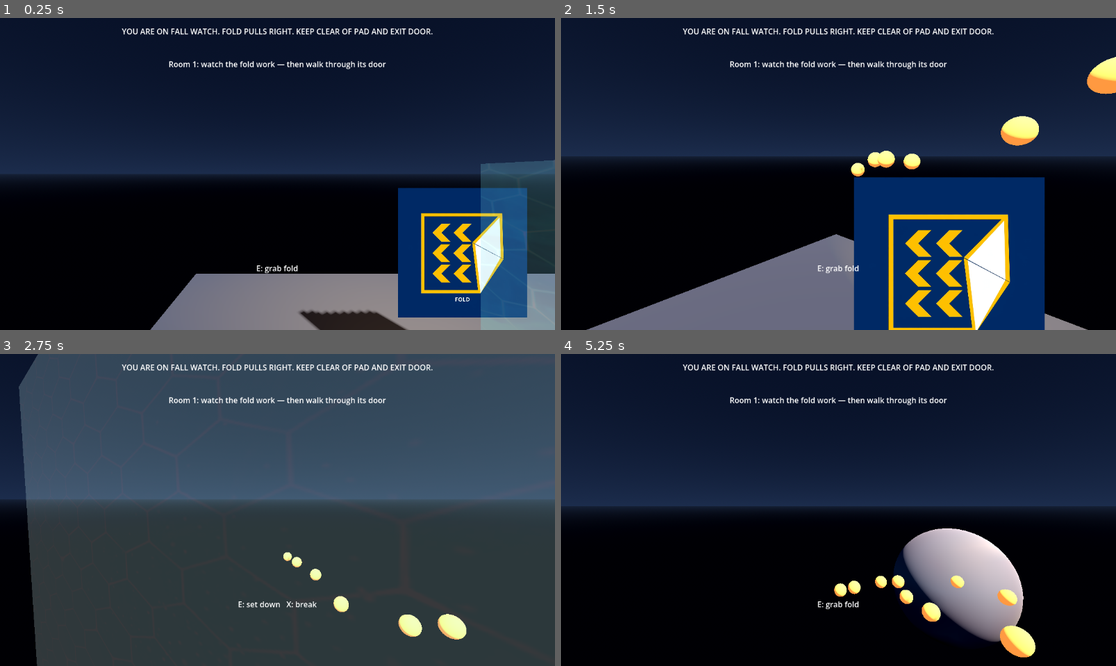
Above: before the commit, frames 1-4 (two rows, left to right).
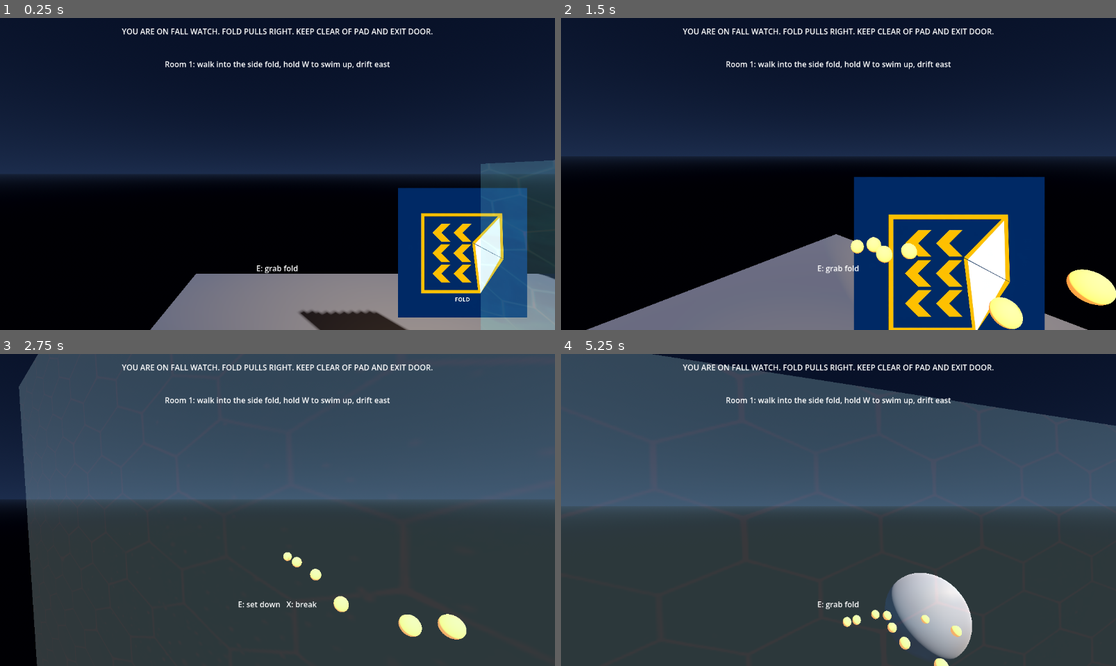
Above: after the commit, the same moments.

Repository: phsuroviec/gravit
Game: Godot game, scene res://main.tscn
Two runs of this game, one before a commit and one after it. Both use one fixed random seed, a clock stepped at 60 frames per second and the inputs below.
Inputs (mouse positions are in pixels of both pictures, inside the frame that each line leads up to):
- Up to frame 1 (0.25 s): no input
- Up to frame 2 (1.5 s): tap Enter (ui_accept) at 0.5, 0.77 s; move the mouse to (960, 158) at 0.52 s; hold Right (ui_right) 0.53-1.28 s; tap E at 0.6, 1.35 s; click (960, 158) at 0.67 s; move the mouse to (810, 174) at 1.27 s; hold Up (ui_up) from 1.28 s (still down)
- Up to frame 3 (2.75 s): keep holding Up (ui_up); tap Enter (ui_accept) at 1.52 s; move the mouse to (288, 503) at 2.02 s; tap T at 2.1 s; tap E at 2.3 s
- Up to frame 4 (5.25 s): keep holding Up (ui_up); move the mouse to (832, 516) at 2.77 s; tap H at 2.85 s; tap Enter (ui_accept) at 3.02, 3.77, 4.25, 4.52 s; tap E at 3.05, 3.8, 4.55, 5.1 s; move the mouse to (877, 513) at 3.52 s; tap X at 3.6 s; move the mouse to (794, 506) at 4.27 s; tap R at 4.35 s; move the mouse to (844, 510) at 5.02 s

The runs differ from the first frame. In frame 1, 0.6% of the frame differs, in the area x 29-100%, y 13-84%; in frame 2, 3.9%; in frame 3, 0.5%; in frame 4, 90%, in the area x 0-100%, y 0-100%.

Commit message:
T18: Room 1 vertical (swim-up fold + high gate), ladder rule

Diff:
--- a/game/room1.tscn
+++ b/game/room1.tscn
@@ -41,15 +41,33 @@
 size = Vector3(12, 0.5, 10)
 use_collision = true
 
-[node name="FrameL" type="CSGBox3D" parent="."]
-transform = Transform3D(1, 0, 0, 0, 1, 0, 0, 0, 1, 5, 1.25, -1.2)
-size = Vector3(0.4, 2.5, 0.4)
+[node name="Slab" type="CSGBox3D" parent="."]
+transform = Transform3D(1, 0, 0, 0, 1, 0, 0, 0, 1, 3, 2.35, 2.5)
+size = Vector3(6, 0.5, 3)
 use_collision = true
 
-[node name="FrameR" type="CSGBox3D" parent="."]
-transform = Transform3D(1, 0, 0, 0, 1, 0, 0, 0, 1, 5, 1.25, 1.2)
-size = Vector3(0.4, 2.5, 0.4)
+[node name="GateSouth" type="CSGBox3D" parent="."]
+transform = Transform3D(1, 0, 0, 0, 1, 0, 0, 0, 1, 5.7, 3.5, -1.65)
+size = Vector3(0.4, 7, 6.7)
 use_collision = true
+
+[node name="GateNorth" type="CSGBox3D" parent="."]
+transform = Transform3D(1, 0, 0, 0, 1, 0, 0, 0, 1, 5.7, 3.5, 4.15)
+size = Vector3(0.4, 7, 1.7)
+use_collision = true
+
+[node name="GateLaneBelow" type="CSGBox3D" parent="."]
+transform = Transform3D(1, 0, 0, 0, 1, 0, 0, 0, 1, 5.7, 1.3, 2.5)
+size = Vector3(0.4, 2.6, 1.6)
+use_collision = true
+
+[node name="GateLaneAbove" type="CSGBox3D" parent="."]
+transform = Transform3D(1, 0, 0, 0, 1, 0, 0, 0, 1, 5.7, 5.8, 2.5)
+size = Vector3(0.4, 2.4, 1.6)
+use_collision = true
+
+[node name="Door" parent="." instance=ExtResource("4")]
+transform = Transform3D(1, 0, 0, 0, 1, 0, 0, 0, 1, 5.7, 3.6, 2.5)
 
 [node name="Fold" parent="." instance=ExtResource("2")]
 transform = Transform3D(1, 0, 0, 0, 1, 0, 0, 0, 1, -2, 1.5, 0)
@@ -57,6 +75,13 @@
 [node name="FoldScope" parent="Fold" groups=["fold_scopes"]]
 gravity_dir = Vector3(1, 0, 0)
 clock_factor = 2.0
+
+[node name="RideFold" parent="." instance=ExtResource("2")]
+transform = Transform3D(2, 0, 0, 0, 1, 0, 0, 0, 1.25, -1, 1.5, 2.5)
+
+[node name="FoldScope" parent="RideFold" groups=["fold_scopes"]]
+gravity_dir = Vector3(1, 0, 0)
+clock_factor = 1.0
 
 [node name="Cube" type="RigidBody3D" parent="."]
 transform = Transform3D(1, 0, 0, 0, 1, 0, 0, 0, 1, -1.6, 1.5, 0)
@@ -76,9 +101,6 @@
 fold_path = NodePath("../Fold/FoldScope")
 impulse = Vector3(6, 0, 0)
 
-[node name="Door" parent="." instance=ExtResource("4")]
-transform = Transform3D(1, 0, 0, 0, 1, 0, 0, 0, 1, 5, 1.05, 0)
-
 [node name="Queue" type="Node3D" parent="."]
 script = ExtResource("6")
 
@@ -88,6 +110,6 @@
 material_override = SubResource("plate_mat_a")
 
 [node name="PlateArrow" type="MeshInstance3D" parent="."]
-transform = Transform3D(1, 0, 0, 0, 1, 0, 0, 0, 1, 0.5, 1.6, 2.2)
+transform = Transform3D(1, 0, 0, 0, 1, 0, 0, 0, 1, -1, 2.6, 2.5)
 mesh = SubResource("plate_mesh")
 material_override = SubResource("plate_mat_b")
--- a/game/scripts/fold_box.gd
+++ b/game/scripts/fold_box.gd
@@ -13,6 +13,8 @@
 # Room-local offsets of contained bodies from the fold origin, taken at pickup.
 var carry_offsets: Dictionary = {}
 var carry_anchor: Node3D = null
+# The body carrying this fold (arm's length = outside it): never a member.
+var carrier: Node3D = null
 
 func get_scope() -> FoldScope:
 	return $FoldScope as FoldScope
@@ -42,18 +44,21 @@
 func _on_body_entered(body: Node3D) -> void:
 	if is_carried():
 		return
-	if body is PhysicsBody3D:
+	if body is PhysicsBody3D and body != carrier:
 		get_scope().add_body(body)
 
 func _on_body_exited(body: Node3D) -> void:
 	if is_carried():
 		return
-	if body is PhysicsBody3D:
+	if body is PhysicsBody3D and body != carrier:
 		get_scope().remove_body(body)
 
 # Latch to the carrier. Bodies freeze where they are (room space).
 func pickup(anchor: Node3D) -> void:
+	carrier = anchor.get_parent() as Node3D
 	var scope := get_scope()
+	if carrier != null:
+		scope.remove_body(carrier)
 	carry_offsets.clear()
 	for path in scope.contents:
 		var node := scope.get_node_or_null(path)
@@ -68,6 +73,7 @@
 # always siblings under room_root (the T3 invariant).
 func place(room_root: Node3D, target: Vector3) -> void:
 	carry_anchor = null
+	carrier = null
 	if get_parent() != room_root:
 		reparent(room_root, false)
 	position = target
@@ -92,6 +98,7 @@
 # cannot free itself from inside its own method. Call outside physics callbacks.
 func break_fold(room_root: Node3D, all_scopes: Array) -> void:
 	carry_anchor = null
+	carrier = null
 	get_scope().break_fold(room_root, all_scopes)
 	var parent := get_parent()
 	if parent != null:
--- a/game/scripts/hud.gd
+++ b/game/scripts/hud.gd
@@ -12,7 +12,7 @@
 var _brief_until_ms := 0
 
 const OBJECTIVES := {
-	"room1": "Room 1: watch the fold work — then walk through its door",
+	"room1": "Room 1: walk into the side fold, hold W to swim up, drift east",
 	"room2": "Room 2: carry the frozen fold to the plate  [E grab · X break]",
 	"room3": "Room 3: break the inner fold where the outer throws west",
 	"room4": "Room 4: ride the updraft through the gate",
--- a/game/scripts/player.gd
+++ b/game/scripts/player.gd
@@ -9,7 +9,7 @@
 const Sfx = preload("res://scripts/sfx.gd")
 
 @export var walk_speed := 4.0
-@export var jump_speed := 4.5
+@export var jump_speed := 4.0
 @export var mouse_sens := 0.0025
 @export var pitch_limit := 1.4
 
@@ -152,12 +152,23 @@
 	if iv.length() > 1.0:
 		iv = iv.normalized()
 	_stick_look(delta)
-	var wish := global_transform.basis * Vector3(iv.x, 0.0, iv.y)
+	# Camera-relative: looking steers on flat ground. (Body-relative wish
+	# could never produce +Y once up flips sideways; walls need the ladder.)
+	var cam_basis := ($Camera3D as Camera3D).global_transform.basis
+	var wish := cam_basis * Vector3(iv.x, 0.0, iv.y)
 	wish -= up_direction * wish.dot(up_direction)
 	var planar := up_direction * velocity.dot(up_direction)
 	if wish.length() > 0.01:
 		planar += wish.normalized() * walk_speed
 	velocity = planar
+	# Ladder: inside a sideways-gravity fold while touching something, W/S
+	# climb/slide along world Y. (Wall faces report as floor when up flips,
+	# so gate on the up vector, not on is_on_wall.) Nothing else in the
+	# moveset can gain altitude sideways.
+	var in_fold := FoldScope.deepest_scope_for_body(self, active_scopes) != null
+	var sideways := up_direction.dot(Vector3.UP) < 0.9
+	if in_fold and sideways and absf(iv.y) > 0.01:
+		velocity = Vector3(0.0, -iv.y * walk_speed, 0.0)
 	if is_on_floor():
 		if _was_airborne:
 			_was_airborne = false
--- a/game/tests/course_clear.gd
+++ b/game/tests/course_clear.gd
@@ -84,14 +84,36 @@
 		_die("(bot) global timeout — course not cleared")
 		return
 	match phase:
-		0:  # walk to Room 2 fold
-			_hold(true)
+		0:  # Room 1: strafe south on open floor, then momentum across
+			# the fold into the wall face (x-push dies inside: no unstick,
+			# its sidestep would break the deterministic corridor)
+			_unstick(false)
+			if player.global_position.z < 3.0:
+				_hold(false)
+				Input.action_press("ui_down")
+			else:
+				Input.action_release("ui_down")
+				_hold(true)
+				if player.up_direction.x < -0.5 and player.global_position.x > -0.8:
+					phase = 90
+		90:  # ladder: W climbs the face, drifts south inside the wide fold
+			_unstick(false)
+			_hold(false)
+			Input.action_press("ui_up")
+			if player.global_position.y > 3.4:
+				Input.action_release("ui_up")
+				_hold(true)
+				phase = 92
+				wait_until = frames + 400
+		92:  # fall onto the roof, walk through the high door
 			_unstick(true)
 			if player.global_position.x > 7.0:
 				_hold(false)
 				_press(KEY_E)
 				wait_until = frames + 12
 				phase = 1
+			elif frames > wait_until:
+				_die("(bot) room1 ledge walk failed")
 		1:
 			if frames >= wait_until:
 				if fold2.is_carried():
@@ -121,20 +143,19 @@
 				phase = 5
 			elif frames > 1400:
 				_die("(bot) room2 door never opened")
-		5:  # walk east, then strafe south of the outer shell (its LEFT
-			# gravity kills x-movement inside — the path stays trap-free)
-			_unstick(true)
-			if player.global_position.x > 22.2:
-				_hold(false)
-				phase = 50
-		50:  # strafe to z > 3.4, clear of both shells
-			_unstick(false)
-			Input.action_press("ui_down")
-			if player.global_position.z > 3.4:
+		5:  # strafe south to the pad lane, then east; tiebreak picks inner
+			_unstick(false)
+			if player.global_position.z < 3.0:
+				_hold(false)
+				Input.action_press("ui_down")
+			else:
 				Input.action_release("ui_down")
-				_press(KEY_E)
-				wait_until = frames + 12
-				phase = 6
+				_hold(true)
+				if player.global_position.x > 21.5:
+					_hold(false)
+					_press(KEY_E)
+					wait_until = frames + 12
+					phase = 6
 		6:
 			if frames >= wait_until:
 				if player.carried_fold == inner3:
@@ -143,9 +164,9 @@
 					phase = 60
 				else:
 					_die("(bot) E missed room3 inner fold")
-		60:  # carry back over the outer shell, break: outer throws west
-			_unstick(true)
-			if player.global_position.x > 23.8:
+		60:  # one more step east, break over the pad (direct fall, no throw)
+			_unstick(true)
+			if player.global_position.x > 22.2:
 				_hold(false)
 				_press(KEY_X)
 				wait_until = frames + 12
@@ -154,24 +175,38 @@
 			if frames >= wait_until:
 				if not is_instance_valid(inner3):
 					_check(true, "(bot) room3 inner fold broken")
-					phase = 70
+					phase = 8
 				else:
 					_die("(bot) X missed room3 break")
-		70:  # strafe back north before the long walk east
+		8:  # wait for exit door, then route around the outer shell corner
+			if door3.opened_distance() > 0.5:
+				_check(true, "(bot) room3 exit opened")
+				phase = 85
+			elif frames > 2200:
+				_die("(bot) room3 exit never opened")
+		85:  # strafe south past the shell corner (graze joins = pinned)
+			_unstick(false)
+			if player.global_position.z < 4.2 - 0.0:
+				_hold(false)
+				Input.action_press("ui_down")
+			else:
+				Input.action_release("ui_down")
+				phase = 86
+		86:  # walk east past the shell, then back north into the fold lane
+			_unstick(false)
+			_hold(true)
+			if player.global_position.x > 26.0:
+				_hold(false)
+				phase = 87
+		87:
 			_unstick(false)
 			Input.action_press("ui_up")
 			if player.global_position.z < 0.5:
 				Input.action_release("ui_up")
-				phase = 8
-		8:  # wait for exit door, then ride the updraft home
-			if door3.opened_distance() > 0.5:
-				_check(true, "(bot) room3 exit opened")
-				_hold(true)
-				phase = 9
-			elif frames > 2200:
-				_die("(bot) room3 exit never opened")
-		9:  # walk into the fold, rise through the gate
-			_unstick(true)
+				phase = 88
+		88:  # walk into the fold, rise through the gate
+			_unstick(true)
+			_hold(true)
 			if GameState.completions >= 1:
 				_hold(false)
 				_check(true, "(bot) updraft gate completes the course")
Not shown, changed: docs/manual.md
Not shown, added: tickets/t18.md
